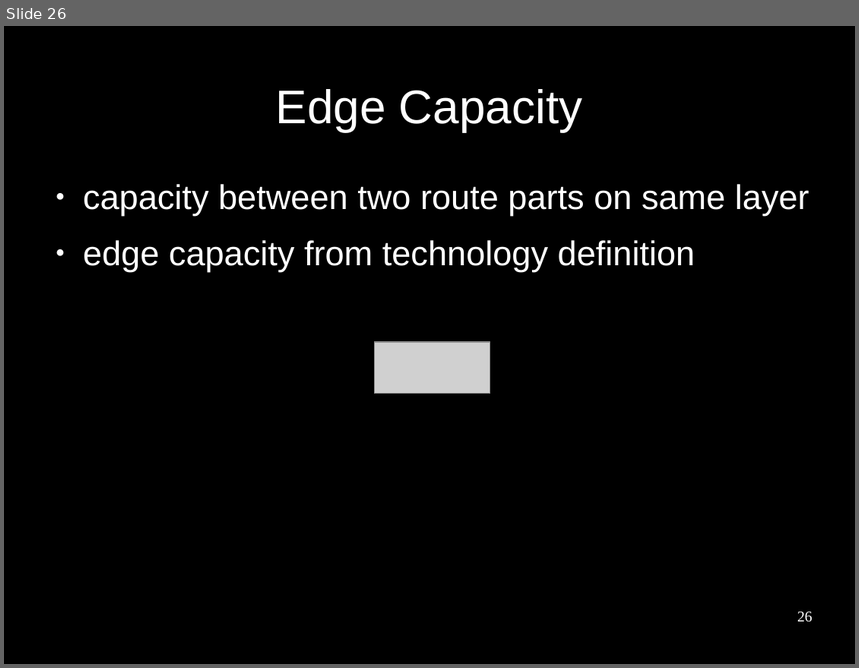
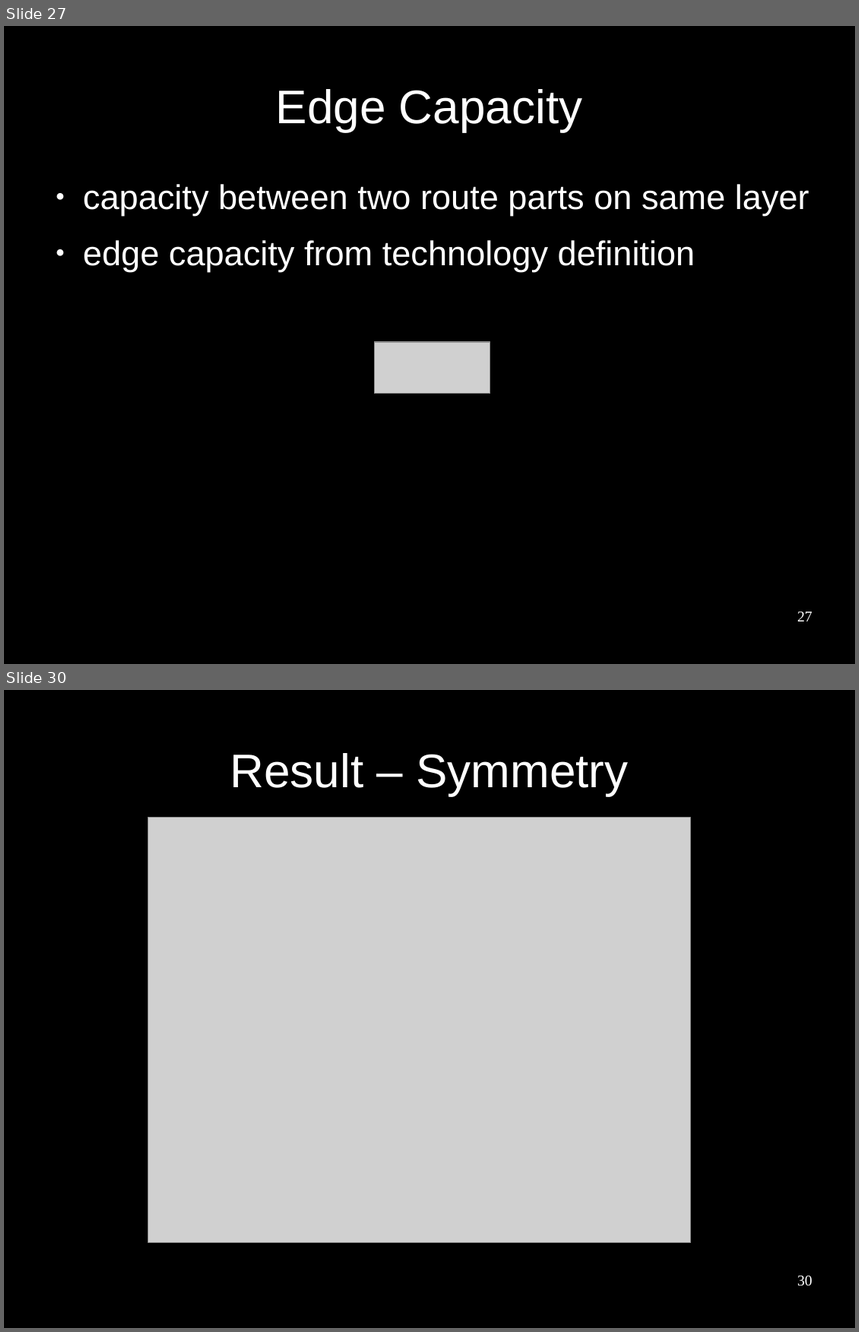
Before and after one commit to benediktibk/bachelorthesis, a slide deck: presentation.odp. Shown one above the other, each under a label of ours: slide 26 before the commit, slides 27 and 30 after it; the slides between them are not shown. The pictures are 859x668 and 859x1332 pixels, drawn with LibreOffice and Linux fonts; fonts in the diff are those of the drawing; grey boxes stand for pictures; background and template pictures are left out. Boxes give left, top, right and bottom in pixels: in the first picture for what was removed or moved away, otherwise in the second. Text is boxed around its words. In the diff, an @@ line names an element or a change of style, - is before the commit and + after.

Commit message:
added results to the presentation

```diff
--- a/presentation.odp
+++ b/presentation.odp
@@ slide 30 added at (x1=4, y1=690, x2=855, y2=1328), background #000000 @@
@@ title added at (x1=230, y1=753, x2=628, y2=796), 44 pt, text #FFFFFF @@
+Result – Symmetry
@@ picture added at (x1=148, y1=818, x2=692, y2=1243) @@
@@ page number added at (x1=797, y1=1276, x2=813, y2=1287), 14 pt, text #FFFFFF @@
+30
@@ what was slide 26 is now slide 27 @@
@@ page number at (x1=797, y1=612, x2=813, y2=622): text changed @@
-26
+27
```
Also in this commit, not shown: 1 slide changed, 6 other slides added, 3 other files.
